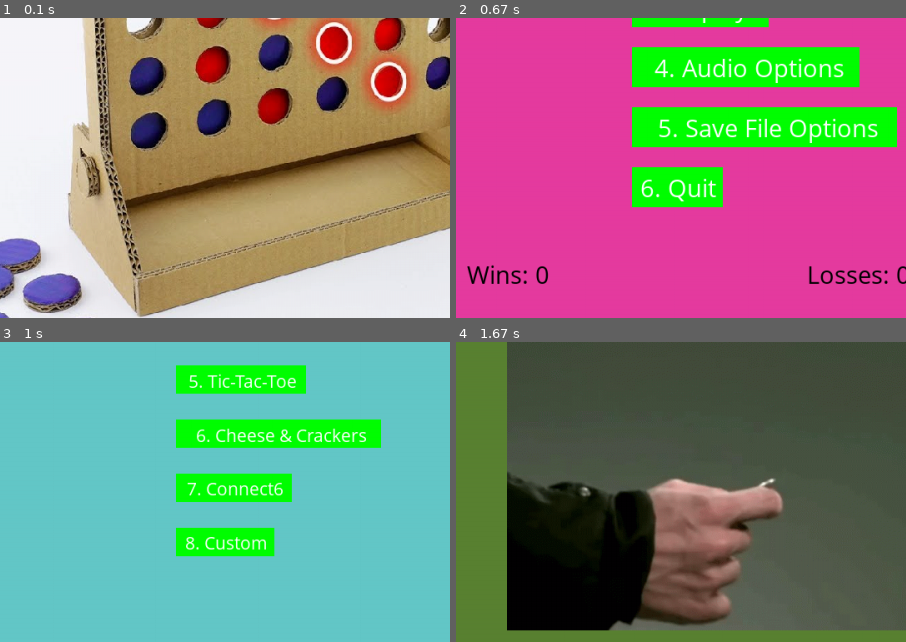
Above: before the commit, frames 1-4 (two rows, left to right).
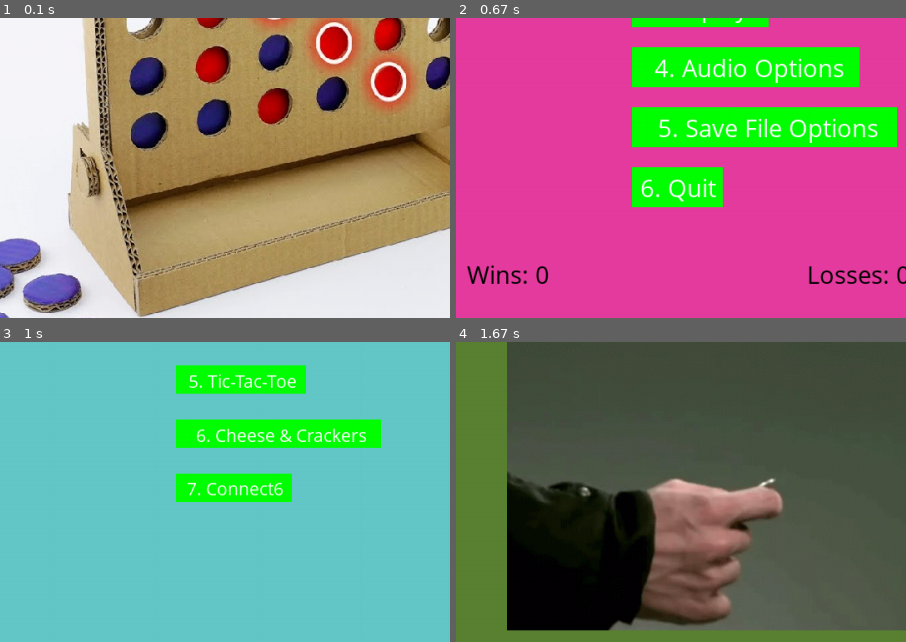
Above: after the commit, the same moments.

Repository: Benndot/Connect-X-Pygame
Game: pygame game, started from connectX.py
Two runs of this game, one before a commit and one after it. Both use one fixed random seed, a clock stepped at 60 frames per second and the inputs below.
Inputs (mouse positions are % of the whole screen's width and height, from its top left):
- Up to frame 1 (0.1 s): no input
- Up to frame 2 (0.67 s): click "Start" at 0.42 s
- Up to frame 3 (1 s): click "1. Play" at 0.77 s
- Up to frame 4 (1.67 s): click (47, 33) at 1.1 s; click (40, 66) at 1.43 s
The pictures show only the part of the screen within x 5-55%, y 50-100%; the shares and areas given below are measured in that part.

Frames 1-2 are identical in both runs. In frame 3, 2.2% of the frame differs, in the area x 39-62%, y 61-72%; in frame 4, nothing differs.

Commit message:
Setup tall boi game mode, removed custom mode
Since there's no game mode creator presently, I removed the custom game mode. Tall boi is now playable and properly spaced

Diff:
--- a/connectX.py
+++ b/connectX.py
@@ -210,7 +210,8 @@
 
 wide_boi = GameMode("Wide Boi", np.full((4, 8), "-"), 4, cell_x_offset=0.1, cell_y_offset=0.17, y_offset_step=0.15)
 
-tall_boi = GameMode("Tall Boi", np.full((8, 4), "-"), 4)
+tall_boi = GameMode("Tall Boi", np.full((8, 4), "-"), 4, cell_x_offset=0.33, cell_width=float(game_screen.width / 13),
+                    cell_height=float(game_screen.height / 10), x_offset_step=float(0.08), y_offset_step=float(0.1))
 
 tic_tac_toe = GameMode("Tic-Tac-Toe", np.full((3, 3), "-"), 3, cell_width=float(game_screen.width / 6.5),
                        cell_height=float(game_screen.height / 5), x_offset_step=float(0.16),
@@ -221,8 +222,6 @@
 
 deluxe = GameMode("Connect6", np.full((9, 10), "-"), 6, cell_x_offset=0.12, cell_width=float(game_screen.width / 15),
                   cell_height=float(game_screen.height / 11), x_offset_step=0.07, y_offset_step=0.09)
-
-custom_mode = GameMode("Custom", np.full((99, 99), "-"), 99)  # Not meant to be played in this form
 
 
 # ----------------------------------------------------------------------------------------------------------------------
@@ -756,7 +755,7 @@
     while True:
         game_screen.screen.fill((100, 200, 200))
 
-        game_mode_list = [connect4, connect3, wide_boi, tall_boi, tic_tac_toe, cheese_crackers, deluxe, custom_mode]
+        game_mode_list = [connect4, connect3, wide_boi, tall_boi, tic_tac_toe, cheese_crackers, deluxe]
 
         base_height = game_screen.height * 0.18
         height_multiplier = 1
Not shown, changed: ReadMe.md
